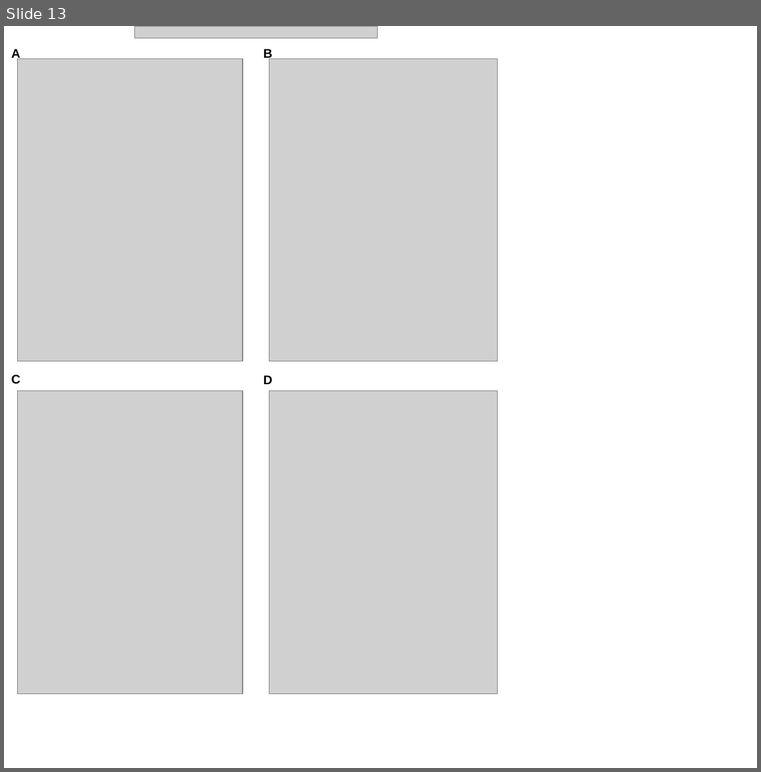
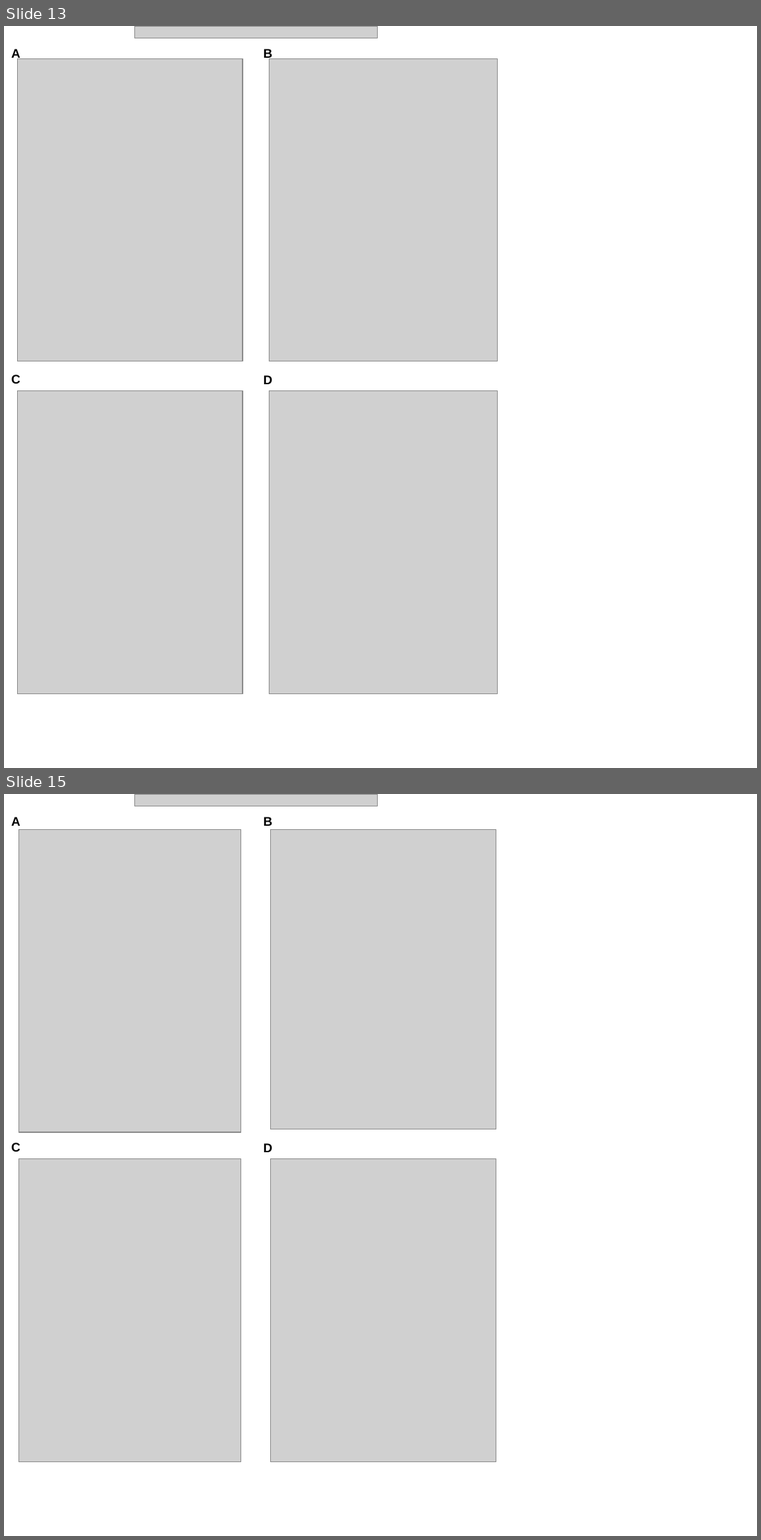
Before and after one commit to RichardBalson/Real-Data-Estimation, a slide deck: fig/EstimationFigures.pptx. Shown one above the other, each under a label of ours: slide 13 before the commit, slides 13 and 15 after it; the slides between them are not shown. The pictures are 761x772 and 761x1540 pixels, drawn with LibreOffice and Linux fonts; fonts in the diff are those of the drawing; grey boxes stand for pictures. Boxes give left, top, right and bottom in pixels: in the first picture for what was removed or moved away, otherwise in the second. Text is boxed around its words. In the diff, an @@ line names an element or a change of style, - is before the commit and + after.

```diff
--- a/fig/EstimationFigures.pptx
+++ b/fig/EstimationFigures.pptx
@@ slide 15 added at (x1=4, y1=794, x2=757, y2=1536), background #FFFFFF @@
@@ picture added at (x1=134, y1=794, x2=378, y2=806) @@
@@ text added at (x1=12, y1=817, x2=21, y2=826), 12 pt, text #000000, bold @@
+A
@@ picture added at (x1=19, y1=829, x2=241, y2=1132) @@
@@ text added at (x1=263, y1=817, x2=272, y2=826), 12 pt, text #000000, bold @@
+B
@@ picture added at (x1=271, y1=829, x2=496, y2=1129) @@
@@ text added at (x1=12, y1=1142, x2=21, y2=1151), 12 pt, text #000000, bold @@
+C
@@ text added at (x1=263, y1=1143, x2=272, y2=1152), 12 pt, text #000000, bold @@
+D
@@ picture added at (x1=19, y1=1159, x2=241, y2=1462) @@
@@ picture added at (x1=271, y1=1159, x2=496, y2=1462) @@
```
Also in this commit, not shown: 1 other slide added, 4 other files.
